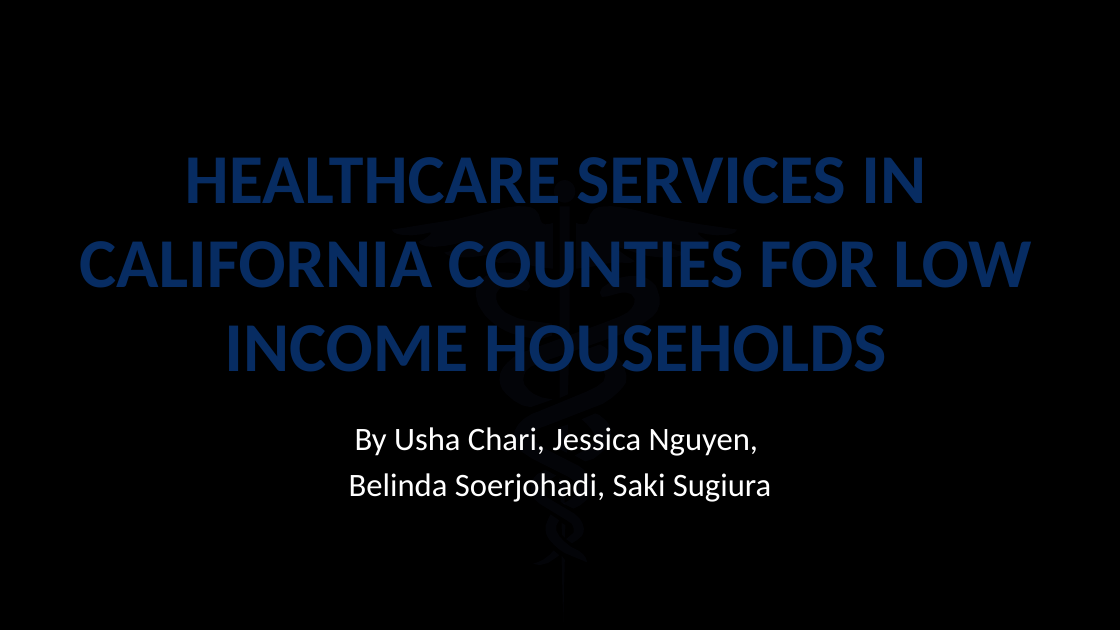
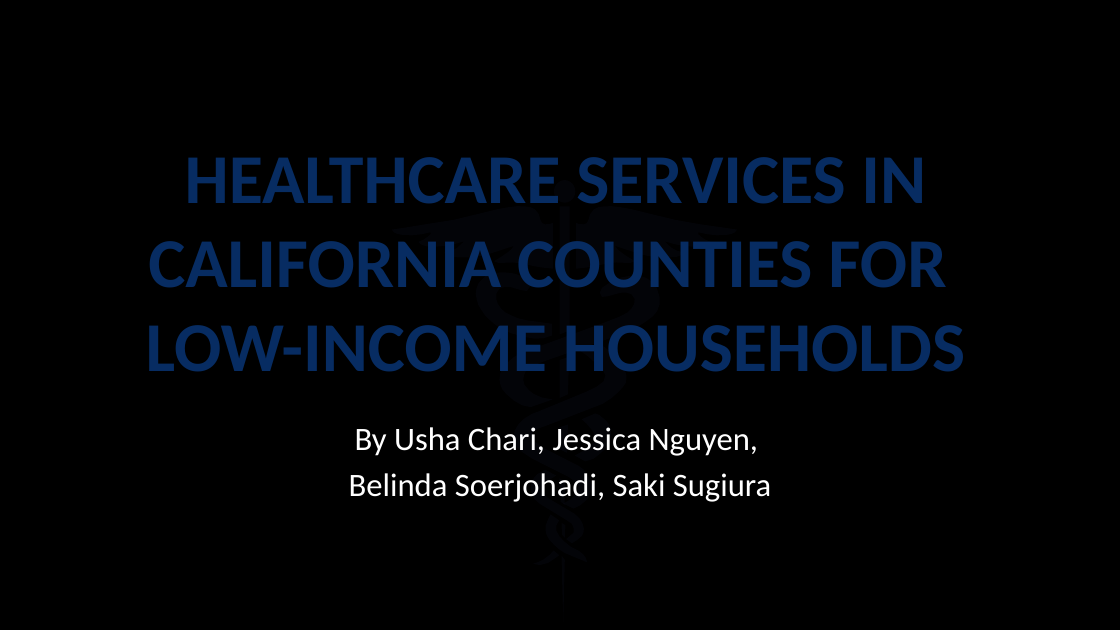
Before and after one commit to ssugiura47/Healthcare_LowIncome, a slide deck: slide 1 of Presentation.pptx. Drawn at 1120x630 pixels with LibreOffice and Linux fonts; fonts in the diff are those of the drawing; background and template pictures are left out. Boxes give left, top, right and bottom in pixels: in the first picture for what was removed or moved away, otherwise in the second. Text is boxed around its words. In the diff, an @@ line names an element or a change of style, - is before the commit and + after.

```diff
--- a/Presentation.pptx
+++ b/Presentation.pptx
@@ title at [146, 157, 965, 372]: text changed @@
-HEALTHCARE SERVICES IN CALIFORNIA COUNTIES FOR LOW INCOME HOUSEHOLDS
+HEALTHCARE SERVICES IN CALIFORNIA COUNTIES FOR
+LOW-INCOME HOUSEHOLDS
```
Also in this commit, not shown: 7 other files.
